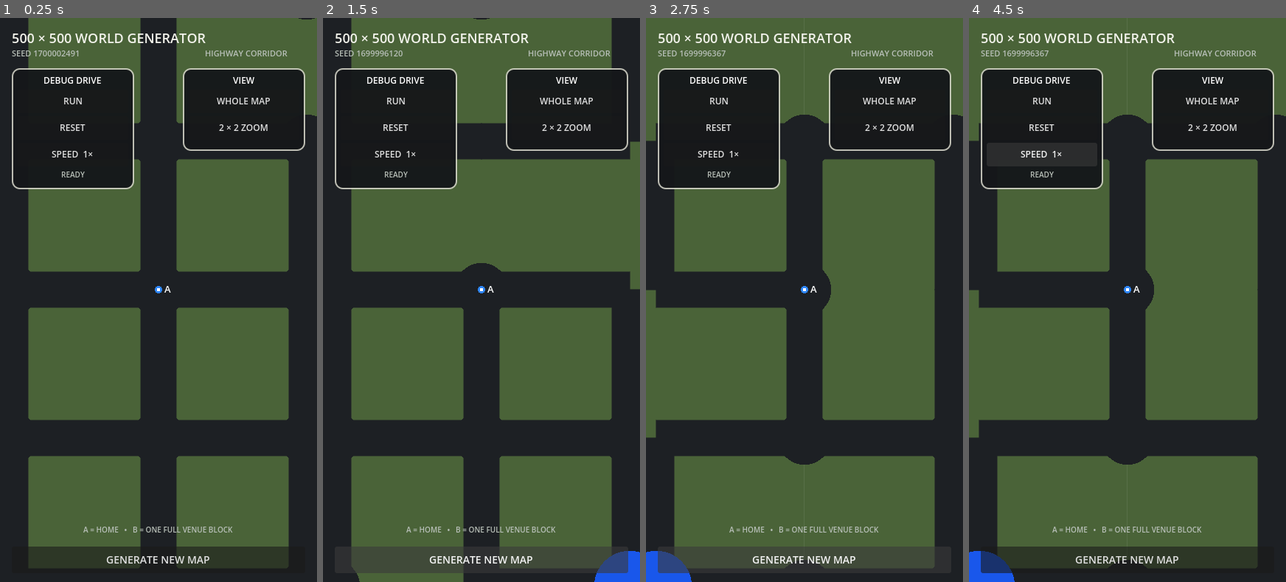
Above: before the commit, frames 1-4 (left to right).
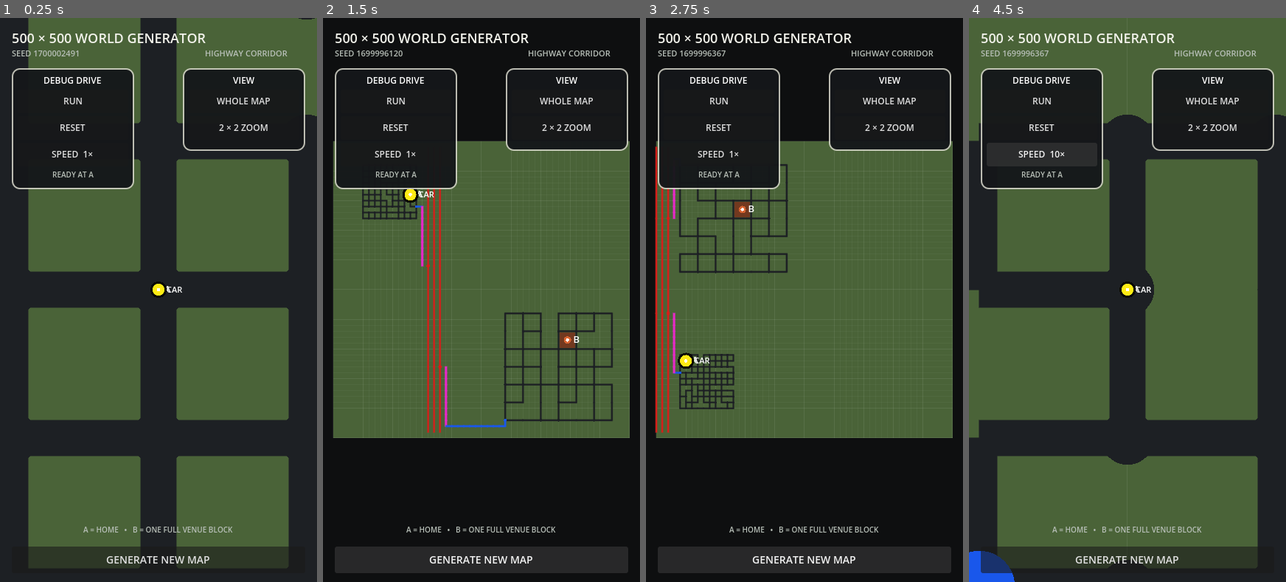
Above: after the commit, the same moments.

Repository: patrickcallahancomedy/comedian
Game: Godot game, scene res://scenes/drive/grid_world_prototype.tscn
The game is run twice, just before and just after one commit, with the same random seed, the same clock (stepped at 60 frames per second) and the same inputs. This scene is started directly instead of the project's main scene.
Inputs:
- Up to frame 1 (0.25 s): no input
- Up to frame 2 (1.5 s): click "RUN" at 0.5 s; click "GENERATE NEW MAP" at 1.25 s
- Up to frame 3 (2.75 s): click "GENERATE NEW MAP" at 2 s
- Up to frame 4 (4.5 s): click "WHOLE MAP" at 2.75 s; click "2 × 2 ZOOM" at 3.5 s; click "SPEED 1×" at 4.25 s

The runs differ from the first frame. In frame 1, 0.2% of the frame differs, in the area x 16-58%, y 27-50%; in frame 2, 44%; in frame 3, 47%, in the area x 0-100%, y 0-100%; in frame 4, 0.3%.
Error before the commit: Parse Error: Cannot infer the type of "remaining" variable because the value doesn't have a set type. (res://scripts/drive/grid_world_debug_car.gd:40)

Commit message:
Fix debug car script parsing

Diff:
--- a/godot/scripts/drive/grid_world_debug_car.gd
+++ b/godot/scripts/drive/grid_world_debug_car.gd
@@ -37,7 +37,11 @@
 	if not running or route.size() < 2:
 		return
 
-	var remaining := BASE_SPEED * SPEED_MULTIPLIERS[speed_index] * delta
+	var remaining: float = (
+		BASE_SPEED
+		* float(SPEED_MULTIPLIERS[speed_index])
+		* delta
+	)
 
 	while remaining > 0.0 and running:
 		if route_index >= route.size() - 1:
@@ -71,7 +75,7 @@
 	if route.is_empty():
 		return
 
-	var screen := map.world_to_screen(world_position)
+	var screen: Vector2 = map.world_to_screen(world_position)
 	var radius := CAR_RADIUS
 
 	draw_circle(screen, radius + 3.0, CAR_OUTLINE)
